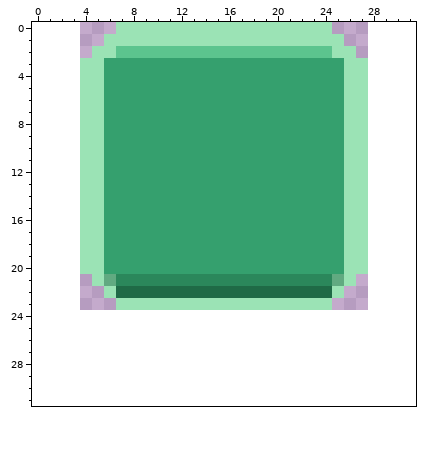
Two versions of one pixel-art file, assets/source/aseprite/ui_green.aseprite. The picture above was drawn from the file before the commit.
24x24 pixels, 1 frame. Colours within 5 levels of each other are drawn and written as one. The old version is drawn lined up with the new one, on the new canvas.
The same view after the edit:
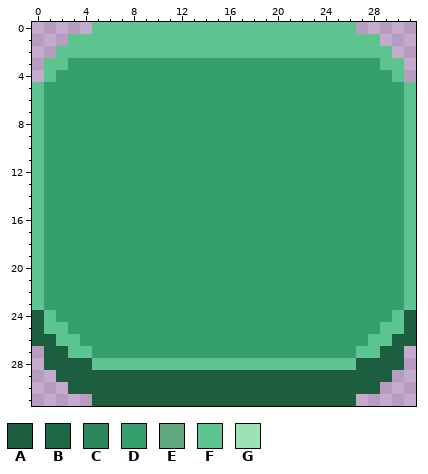
Palette (. is transparent): A #1d5e40  B #1f6a46  C #2b875b  D #35a06e  E #61aa81  F #5cc48e  G #9be3b5
What changed:
canvas 24x24 -> 32x32, the old top-left corner now at 4,0
Changed rows in their new state; - is an unchanged pixel.
first column x 0:
 0 -----FFFFFFFFFFFFFFFFFFFFFF-----
 1 ---FFFFFFFFFFFFFFFFFFFFFFFFFF---
 2 --FFFFF------------------FFFFF--
 3 -FFDDD--------------------DDDFF-
 4 -FDDDD--------------------DDDDF-
 5 FDDDDD--------------------DDDDDF
 6 FDDDDD--------------------DDDDDF
 7 FDDDDD--------------------DDDDDF
 8 FDDDDD--------------------DDDDDF
 9 FDDDDD--------------------DDDDDF
10 FDDDDD--------------------DDDDDF
11 FDDDDD--------------------DDDDDF
12 FDDDDD--------------------DDDDDF
13 FDDDDD--------------------DDDDDF
14 FDDDDD--------------------DDDDDF
15 FDDDDD--------------------DDDDDF
16 FDDDDD--------------------DDDDDF
17 FDDDDD--------------------DDDDDF
18 FDDDDD--------------------DDDDDF
19 FDDDDD--------------------DDDDDF
20 FDDDDD--------------------DDDDDF
21 FDDDDDDDDDDDDDDDDDDDDDDDDDDDDDDF
22 FDDDDDDDDDDDDDDDDDDDDDDDDDDDDDDF
23 FDDDDDDDDDDDDDDDDDDDDDDDDDDDDDDF
24 AFDDDDDDDDDDDDDDDDDDDDDDDDDDDDFA
25 AFFDDDDDDDDDDDDDDDDDDDDDDDDDDFFA
26 AAFFDDDDDDDDDDDDDDDDDDDDDDDDFFAA
27 -AAFFDDDDDDDDDDDDDDDDDDDDDDFFAA-
28 -AAAAFFFFFFFFFFFFFFFFFFFFFFAAAA-
29 --AAAAAAAAAAAAAAAAAAAAAAAAAAAA--
30 ---AAAAAAAAAAAAAAAAAAAAAAAAAA---
31 -----AAAAAAAAAAAAAAAAAAAAAA-----
